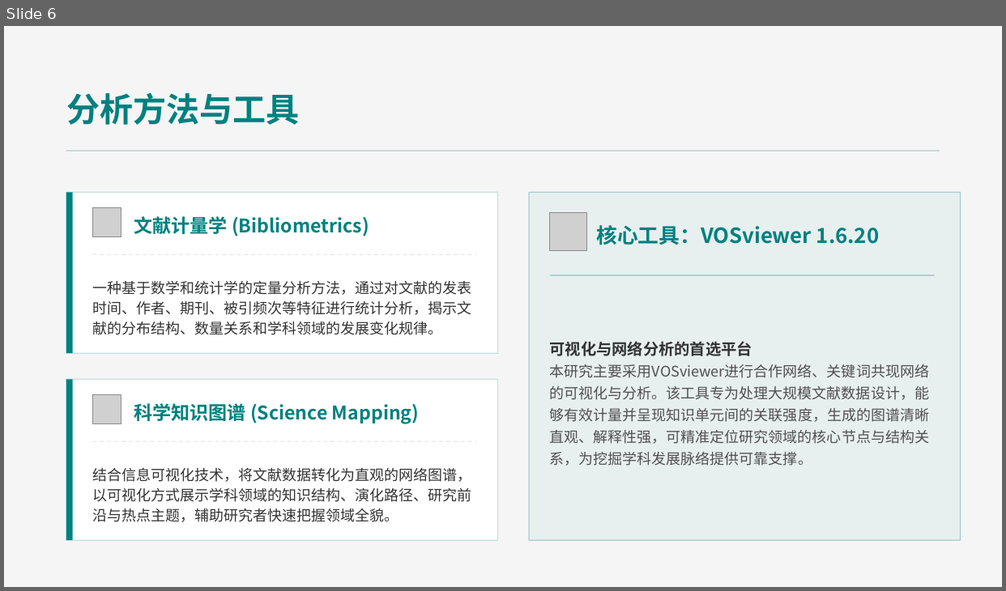
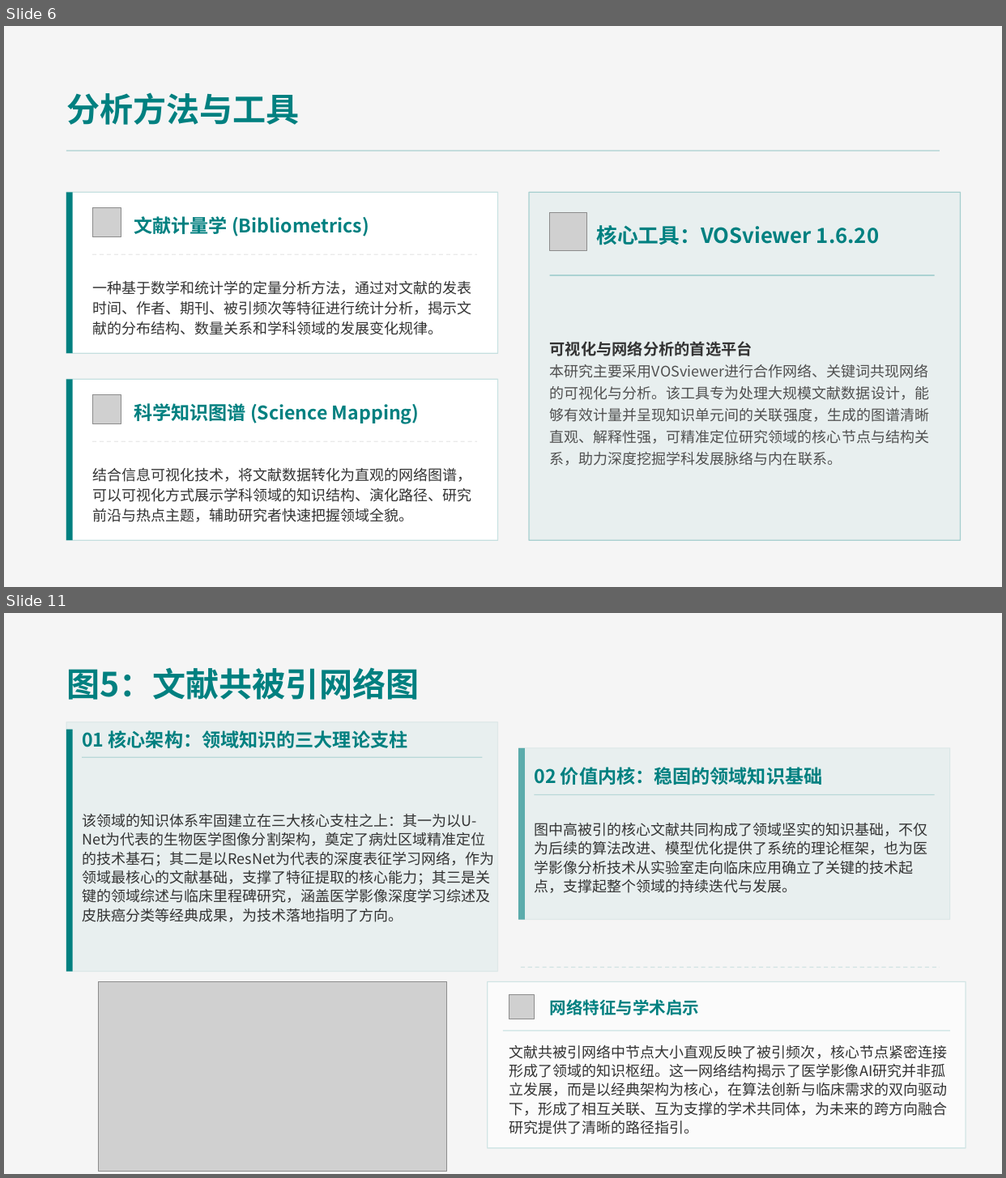
Before and after one commit to xzy11239/bibliometrics-project, a slide deck: presentation/人工智能辅助诊断的文献计量与知识图谱研究.pptx. Shown one above the other, each under a label of ours: slide 6 before the commit, slides 6 and 11 after it; the slides between them are not shown. The pictures are 1006x591 and 1006x1178 pixels, drawn with LibreOffice and Linux fonts; fonts in the diff are those of the drawing; grey boxes stand for pictures. Boxes give left, top, right and bottom in pixels: in the first picture for what was removed or moved away, otherwise in the second. Text is boxed around its words. In the diff, an @@ line names an element or a change of style, - is before the commit and + after.

```diff
--- a/presentation/人工智能辅助诊断的文献计量与知识图谱研究.pptx
+++ b/presentation/人工智能辅助诊断的文献计量与知识图谱研究.pptx
@@ slide 11 added at [4, 613, 1002, 1174], background #F5F5F5 @@
@@ text added at [66, 667, 419, 700], 32 pt, text #008080, bold @@
+图5：文献共被引网络图
@@ rounded rectangle added at [66, 722, 497, 972], fill #008080 at 5% opacity, outline #006767 1 pt @@
@@ rounded rectangle added at [66, 730, 72, 973], fill #008080 @@
@@ rounded rectangle added at [82, 722, 477, 752], 18 pt, text #008080, bold @@
+01 核心架构：领域知识的三大理论支柱
@@ line added from (82, 757) to (483, 757), #008080 1 pt @@
@@ rounded rectangle added at [519, 748, 950, 920], fill #008080 at 5% opacity, outline #006767 1 pt @@
@@ rounded rectangle added at [519, 748, 525, 920], fill #008080 at 60% opacity @@
@@ text added at [534, 767, 822, 785], 18 pt, text #008080, bold @@
+02 价值内核：稳固的领域知识基础
@@ line added from (534, 795) to (935, 795), #008080 1 pt @@
@@ text added at [82, 814, 495, 922], 14 pt, text #333333 @@
+该领域的知识体系牢固建立在三大核心支柱之上：其一为以U-Net为代表的生物医学图像分割架构，奠定了病灶区域精准定位的技术基石；其二是以ResNet为代表的深度表征学习网络，作为领域最核心的文献基础，支撑了特征提取的核心能力；其三是关键的领域综述与临床里程碑研究，涵盖医学影像深度学习综述及皮肤癌分类等经典成果，为技术落地指明了方向。
@@ text added at [534, 823, 927, 893], 14 pt, text #333333 @@
+图中高被引的核心文献共同构成了领域坚实的知识基础，不仅为后续的算法改进、模型优化提供了系统的理论框架，也为医学影像分析技术从实验室走向临床应用确立了关键的技术起点，支撑起整个领域的持续迭代与发展。
@@ line added from (521, 968) to (940, 968), #008080 1 pt dashed @@
@@ picture added at [98, 982, 446, 1171] @@
@@ rounded rectangle added at [488, 982, 966, 1148], fill #FFFFFF at 60% opacity, outline #008080 1 pt @@
@@ picture added at [509, 995, 534, 1020] @@
@@ text added at [550, 999, 699, 1016], 16 pt, text #008080, bold @@
+网络特征与学术启示
@@ line added from (503, 1031) to (950, 1031), #008080 1 pt @@
@@ rounded rectangle added at [509, 1043, 957, 1136], 14 pt, text #333333 @@
+文献共被引网络中节点大小直观反映了被引频次，核心节点紧密连接形成了领域的知识枢纽。这一网络结构揭示了医学影像AI研究并非孤立发展，而是以经典架构为核心，在算法创新与临床需求的双向驱动下，形成了相互关联、互为支撑的学术共同体，为未来的跨方向融合研究提供了清晰的路径指引。
@@ slide 6 changed as well @@
@@ text at [550, 365, 929, 466]: text changed @@
-本研究主要采用VOSviewer进行合作网络、关键词共现网络的可视化与分析。该工具专为处理大规模文献数据设计，能够有效计量并呈现知识单元间的关联强度，生成的图谱清晰直观、解释性强，可精准定位研究领域的核心节点与结构关系，为挖掘学科发展脉络提供可靠支撑。
+本研究主要采用VOSviewer进行合作网络、关键词共现网络的可视化与分析。该工具专为处理大规模文献数据设计，能够有效计量并呈现知识单元间的关联强度，生成的图谱清晰直观、解释性强，可精准定位研究领域的核心节点与结构关系，助力深度挖掘学科发展脉络与内在联系。
@@ text at [92, 468, 471, 523]: text changed @@
-结合信息可视化技术，将文献数据转化为直观的网络图谱，以可视化方式展示学科领域的知识结构、演化路径、研究前沿与热点主题，辅助研究者快速把握领域全貌。
+结合信息可视化技术，将文献数据转化为直观的网络图谱，可以可视化方式展示学科领域的知识结构、演化路径、研究前沿与热点主题，辅助研究者快速把握领域全貌。
```
Also in this commit, not shown: 11 other slides changed, 3 other slides added, 2 slides removed.
